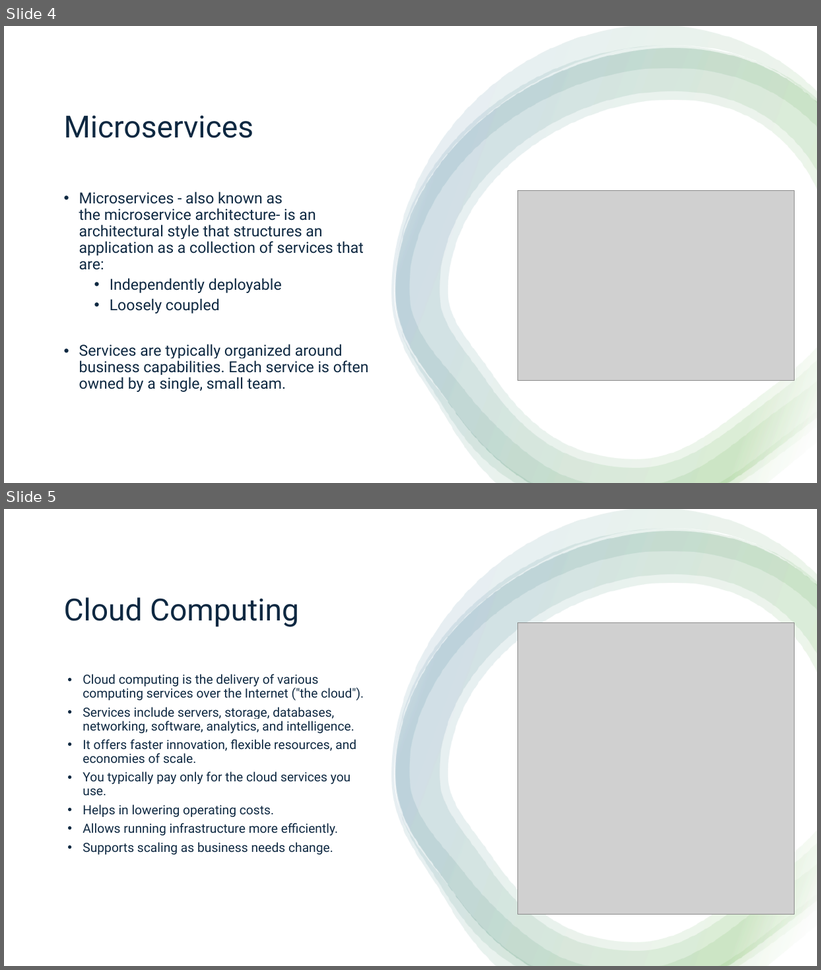
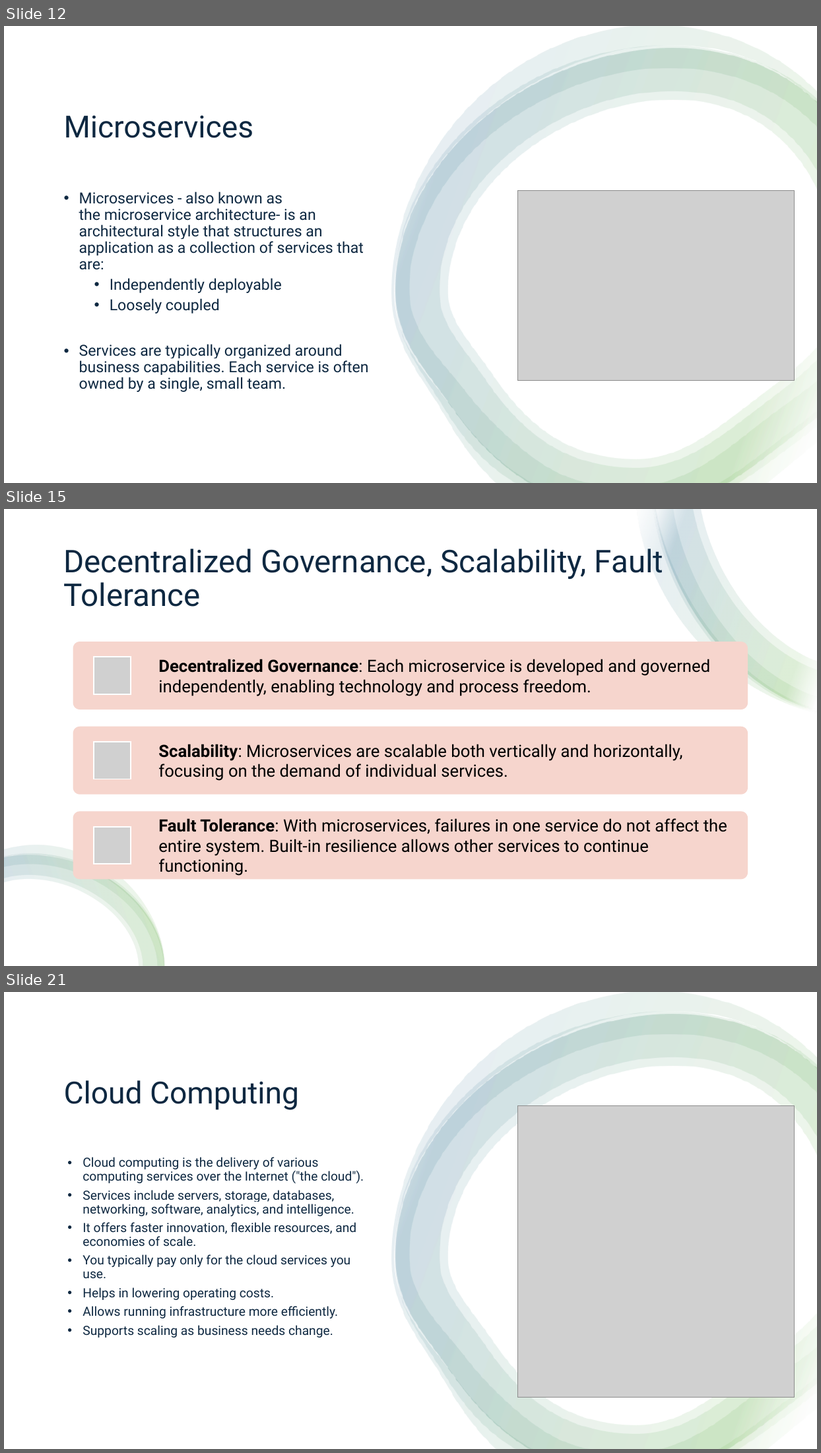
Before and after one commit to aprabhat/spring_boot_microservice, a slide deck: spring_boot.pptx. Shown one above the other, each under a label of ours: slides 4 and 5 before the commit, slides 12, 15 and 21 after it; the slides between them are not shown. The pictures are 821x970 and 821x1453 pixels, drawn with LibreOffice and Linux fonts; fonts in the diff are those of the drawing; grey boxes stand for pictures. Boxes give left, top, right and bottom in pixels: in the first picture for what was removed or moved away, otherwise in the second. Text is boxed around its words. In the diff, an @@ line names an element or a change of style, - is before the commit and + after.

```diff
--- a/spring_boot.pptx
+++ b/spring_boot.pptx
@@ slide 15 added at [4,509,817,966], background #FFFFFF @@
@@ rectangle added at [4,509,817,966], fill #FFFFFF @@
@@ group added at [636,509,817,714]: 4 freeform shapes @@
@@ title added at [64,543,663,607], 37 pt, text #0E2841 @@
+Decentralized Governance, Scalability, Fault Tolerance
@@ group added at [73,642,748,879]: 3 rounded rectangles, 3 pictures, 3 texts @@
+Decentralized Governance: Each microservice is developed and governed independently, enabling technology and process freedom.
+Scalability: Microservices are scalable both vertically and horizontally, focusing on the demand of individual services.
+Fault Tolerance: With microservices, failures in one service do not affect the entire system. Built-in resilience allows other services to continue functioning.
@@ group added at [4,846,165,966]: 4 freeform shapes @@
@@ what was slide 4 is now slide 12 @@
@@ what was slide 5 is now slide 21 @@
```
Also in this commit, not shown: 7 other slides added.
